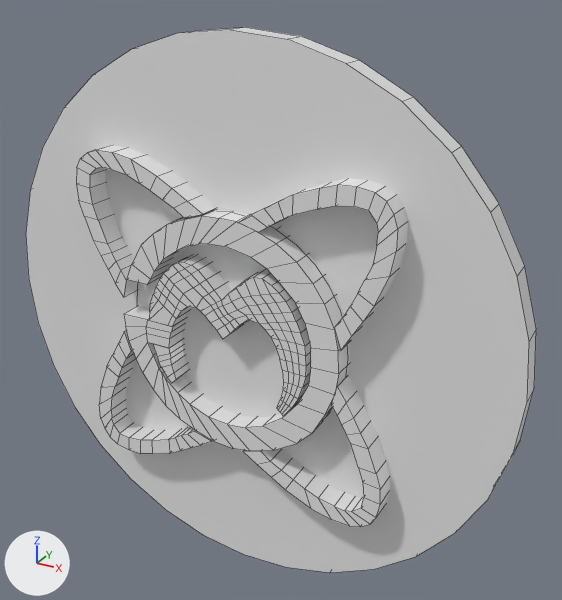
The OBJ model public/assets/marconi.obj, before and after one commit.
Camera for both pictures: a 50 mm camera at (1.82, -3.92, 2.21) aimed at (-0.01, -0.6, 0.55). The lights are fixed; the arrows at lower left show +X, +Y and +Z. Mesh edges are drawn as thin lines. Where no turn or scale is listed for an object, it has been applied to the vertices.

Names of what the first picture shows: 'Cerchio', 'Circle', 'Piano', 'Piano.001', 'Piano.002', 'Piano.003', 'Piano.004'.
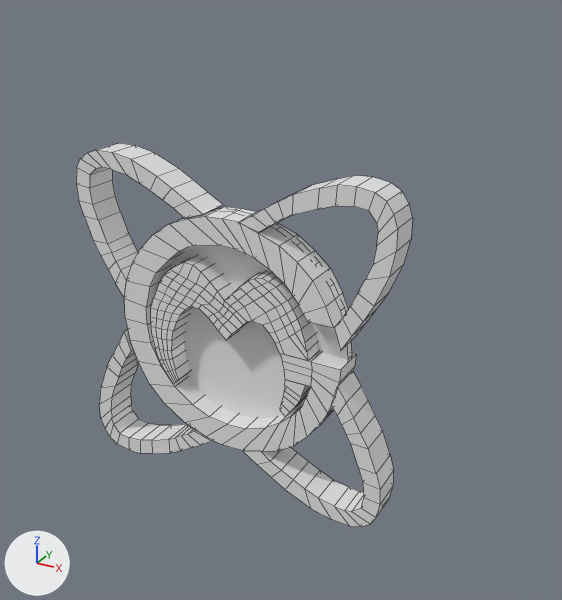
What changed in the scene script:
```text
Change me_piano:
    where me_piano.from_pydata(...)  # 438 vertices, 432 faces; spans x -0.835..0.476, y -0.9..-0.714, z -0.254..1.057
    used by ob_piano; location = (0.0, 0.0, 0.0)
    me_piano part 1: the whole mesh is turned -180 degrees about the z axis through its middle, then moved by (0.008, -0.001, 0.0)
Remove ob_cerchio:
    ob_cerchio = bpy.data.objects.new('Cerchio', me_cerchio)
    ob_cerchio.location = (0.0, 0.0, 0.0)
```

Where the change shows, as pixel boxes [x1, y1, x2, y2] in the pictures (562 x 600 px):
'Cerchio', deleted: before [26, 27, 536, 573]
'Piano', mesh turned: before [124, 209, 350, 451]; after [125, 206, 356, 452]
